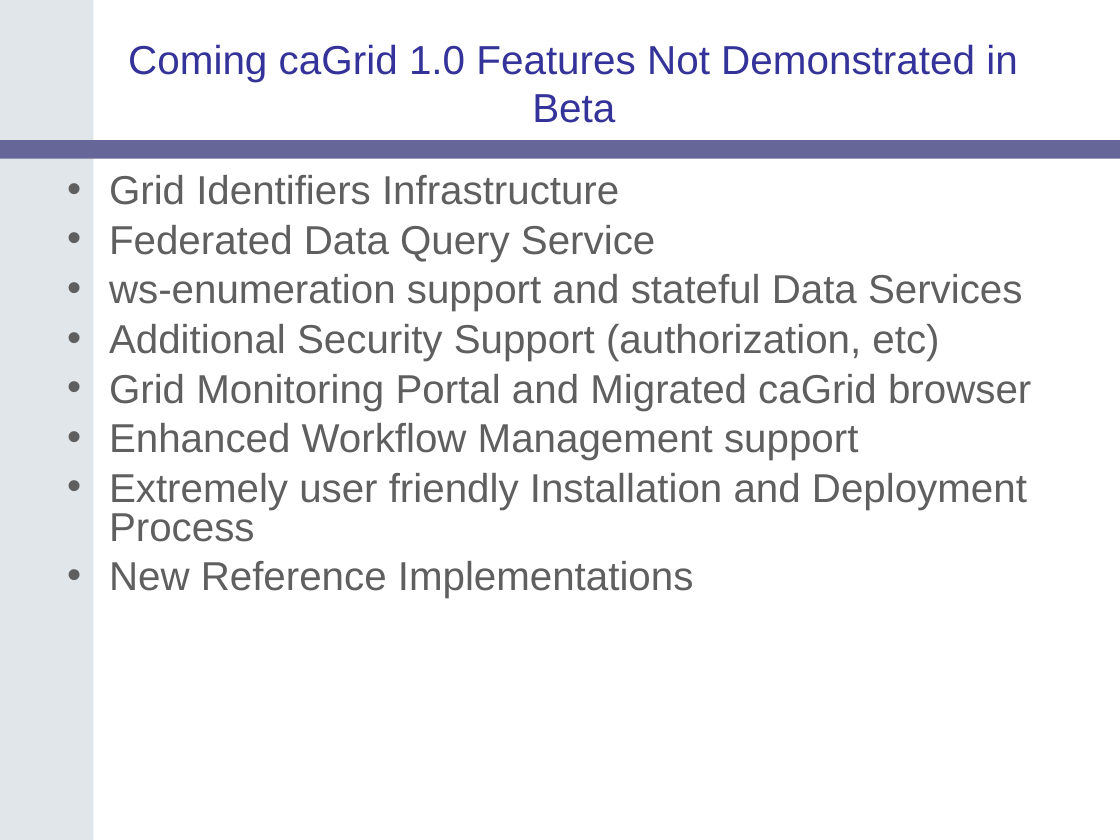
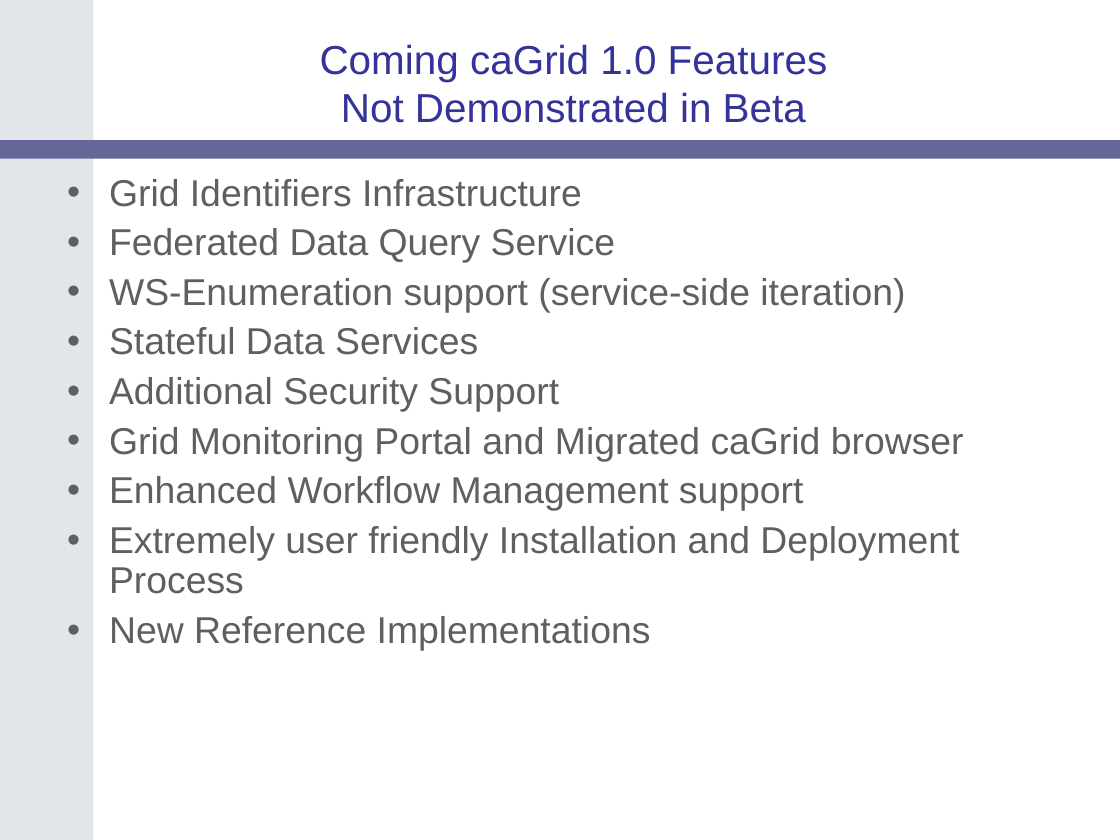
Before and after one commit to NCIP/cagrid-docs, a slide deck: slide 39 of presentations/200607_VCDE_ARCH/caGrid-1.0_Beta_Release.ppt. Drawn at 1120x840 pixels with LibreOffice and Linux fonts; fonts in the diff are those of the drawing; background and template pictures are left out. Boxes give left, top, right and bottom in pixels: in the first picture for what was removed or moved away, otherwise in the second. Text is boxed around its words. In the diff, an @@ line names an element or a change of style, - is before the commit and + after.

```diff
--- a/presentations/200607_VCDE_ARCH/caGrid-1.0_Beta_Release.ppt
+++ b/presentations/200607_VCDE_ARCH/caGrid-1.0_Beta_Release.ppt
@@ title "Coming caGrid 1.0 Features Not ..." rewrapped from (x1=128, y1=44, x2=1017, y2=123) to (x1=320, y1=44, x2=828, y2=123) @@
@@ text at (x1=109, y1=179, x2=964, y2=651): size 25.9 to 24 pt in "Grid Identifiers Infrastructure", "Federated Data Query Service", "Grid Monitoring Portal and Migrated caGrid browser", "Enhanced Workflow Management support" and 2 more places; line spacing 0.8 to 0.9; less space between paragraphs @@
@@ text at (x1=109, y1=278, x2=905, y2=412): text changed; size 25.9 to 24 pt @@
-• ws-enumeration support and stateful Data Services
-• Additional Security Support (authorization, etc)
+• WS-Enumeration support (service-side iteration)
+• Stateful Data Services
+• Additional Security Support
```
Also in this commit, not shown: 9 other slides changed.
